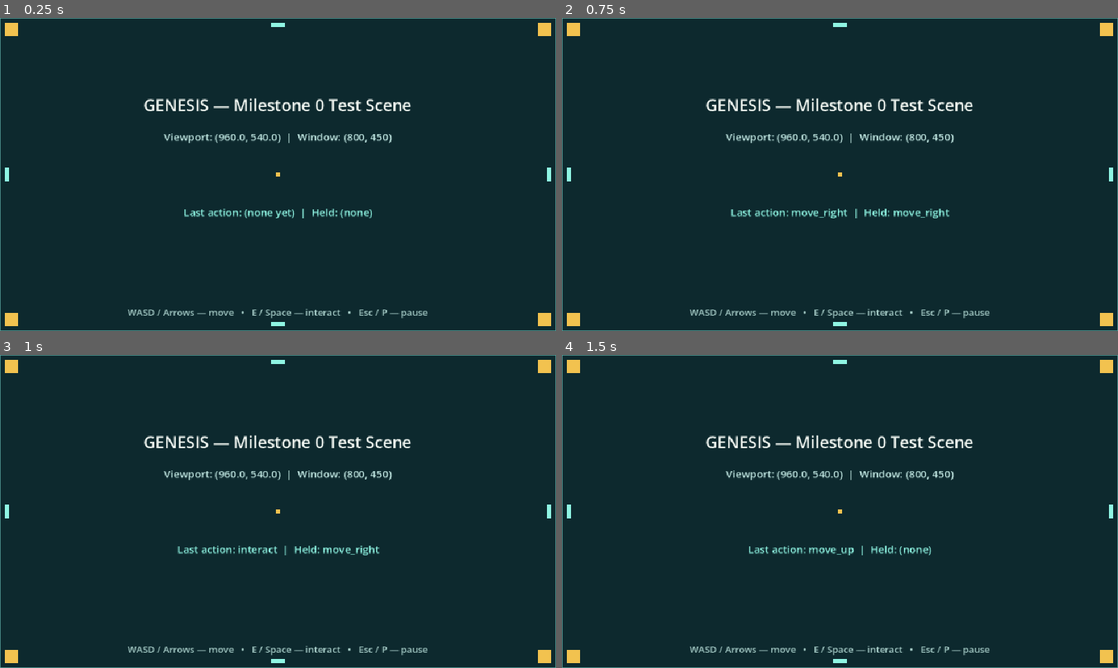
Above: before the commit, frames 1-4 (two rows, left to right).
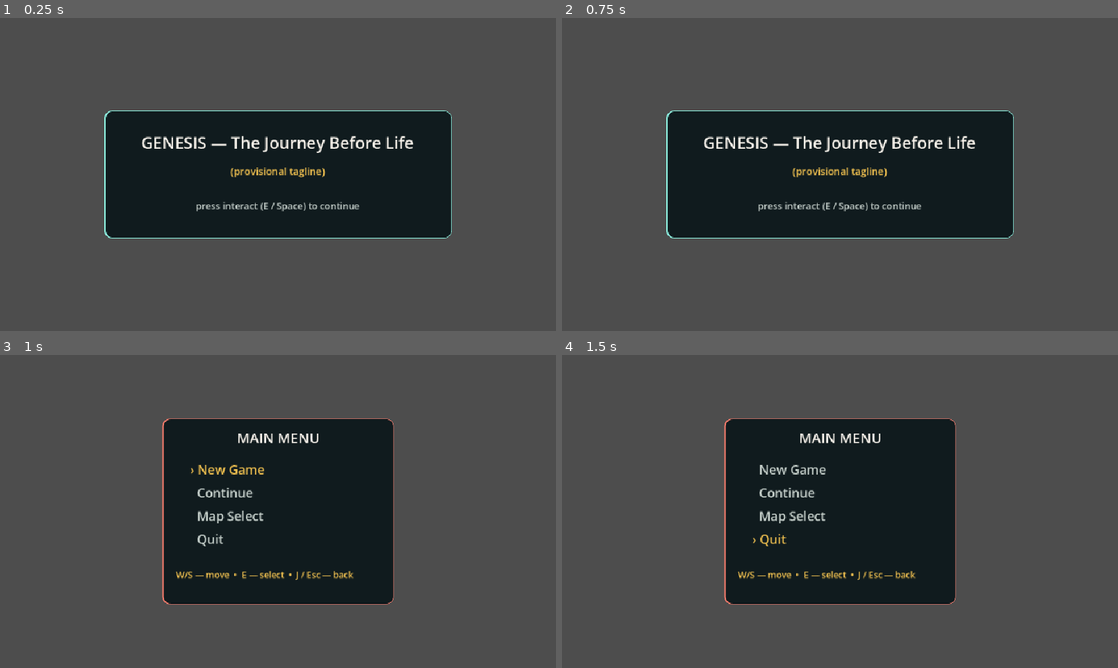
Above: after the commit, the same moments.

Repository: rua-den/gines
Game: Godot game, scene res://scenes/main_menu.tscn
Two runs of this game, one before a commit and one after it. Both use one fixed random seed, a clock stepped at 60 frames per second and the inputs below. Before the commit the project starts from res://scenes/test_scene.tscn.
Inputs (mouse positions are in pixels of both pictures, inside the frame that each line leads up to):
- Up to frame 1 (0.25 s): no input
- Up to frame 2 (0.75 s): tap Enter at 0.5 s; move the mouse to (962, 158) at 0.52 s; hold D (move_right) from 0.53 s (still down); hold J (attack) from 0.53 s (still down); click (962, 158) at 0.67 s
- Up to frame 3 (1 s): keep holding D (move_right); keep holding J (attack); tap W (move_up) at 0.77 s; tap E (interact) at 0.8 s
- Up to frame 4 (1.5 s): tap W (move_up) at 1.07 s; release D (move_right) at 1.25 s; release J (attack) at 1.25 s; drag from (728, 527) to (812, 574) at 1.27 s

The runs differ from the first frame. In frame 1, 77% of the frame differs, in the area x 0-100%, y 0-100%; in frame 2, 77%; in frame 3, 79%; in frame 4, 79%.

Commit message:
feat(menu): add procedural main menu and set as default scene

Diff:
--- a/game/project.godot
+++ b/game/project.godot
@@ -12,7 +12,7 @@
 
 config/name="GENESIS"
 config/description="A 2D action Metroidvania about the journey of a new life, from a single cell to birth."
-run/main_scene="res://scenes/test_scene.tscn"
+run/main_scene="res://scenes/main_menu.tscn"
 config/features=PackedStringArray("4.7", "GL Compatibility")
 config/icon="res://icon.svg"
 
--- /dev/null
+++ b/game/scenes/main_menu.tscn
@@ -0,0 +1,6 @@
+[gd_scene load_steps=2 format=3]
+
+[ext_resource type="Script" path="res://scripts/main_menu.gd" id="1_menu"]
+
+[node name="MainMenu" type="Node2D"]
+script = ExtResource("1_menu")
--- /dev/null
+++ b/game/scripts/main_menu.gd
@@ -0,0 +1,337 @@
+class_name MainMenu
+extends Node2D
+## Procedural main menu — the player-facing entry point (Phase 3/4).
+##
+## Three views shown one at a time: TITLE -> MAIN -> MAP_SELECT. All UI is built
+## from Labels/Panels with the same translucent dark frame + accent convention
+## as the gameplay HUDs. No art, audio or font assets are used or implied.
+##
+## Input comes only from the central InputMap actions: move_up, move_down,
+## interact, attack, pause. Public on_* methods mirror those actions so the
+## headless regression check can drive the exact same code path.
+##
+## Run: godot --headless --audio-driver Dummy --path game \
+##   res://scenes/main_menu.tscn --quit-after 5
+## Prints [MENU] READY on load.
+
+const PANEL_TITLE := "TITLE"
+const PANEL_MAIN := "MAIN"
+const PANEL_MAP_SELECT := "MAP_SELECT"
+const PANELS: Array[String] = [PANEL_TITLE, PANEL_MAIN, PANEL_MAP_SELECT]
+
+const MAIN_ENTRIES: Array[String] = ["New Game", "Continue", "Map Select", "Quit"]
+
+## Honest status markers: "code exists", "placeholder", "proposed placeholder".
+## Never "Approved" or "final" — no art/design direction is approved here.
+## map01 is run through the JSON-driven map_runner.tscn; there is no map01.tscn.
+const MAP_ENTRIES: Array[Dictionary] = [
+	{"name": "Region Slice", "path": "res://scenes/region_slice.tscn", "status": "code exists"},
+	{"name": "map01", "path": "res://scenes/map_runner.tscn", "status": "code exists"},
+	{"name": "map02", "path": "res://scenes/map02.tscn", "status": "proposed placeholder"},
+	{"name": "map03", "path": "res://scenes/map03.tscn", "status": "code exists"},
+	{"name": "map04", "path": "res://scenes/map04.tscn", "status": "proposed placeholder"},
+	{"name": "map05", "path": "res://scenes/map05.tscn", "status": "proposed placeholder"},
+	{"name": "map06", "path": "res://scenes/map06.tscn", "status": "proposed placeholder"},
+	{"name": "map07", "path": "res://scenes/map07.tscn", "status": "proposed placeholder"},
+	{"name": "map08", "path": "res://scenes/map08.tscn", "status": "proposed placeholder"},
+]
+
+const ALLOWED_STATUS := ["code exists", "placeholder", "proposed placeholder"]
+
+const BG := Color(0.05, 0.16, 0.18)
+const GOLD := Color(0.95, 0.76, 0.31)
+const TEAL_LIGHT := Color(0.56, 0.96, 0.89)
+const CORAL := Color(0.95, 0.48, 0.42)
+const DIM := Color(0.78, 0.82, 0.80)
+
+# Public state (observed by the headless check).
+var panel: String = PANEL_TITLE
+var selection: int = 0
+var confirming_new_game: bool = false
+var no_progress_shown: bool = false
+var last_scene_request: String = ""
+var quit_requested: bool = false
+
+# Test seams: real gameplay keeps both true. The headless check disables them
+# so it can observe requests without changing scene or killing the test runner.
+var change_scene_on_request: bool = true
+var quit_on_request: bool = true
+var save_path: String = SaveState.DEFAULT_PATH
+
+var _title_panel: Panel
+var _main_panel: Panel
+var _map_panel: Panel
+var _main_labels: Array[Label] = []
+var _map_labels: Array[Label] = []
+var _main_note: Label
+var _map_note: Label
+
+
+func _ready() -> void:
+	_build_ui()
+	_refresh()
+	print("[MENU] READY")
+
+
+func _unhandled_input(event: InputEvent) -> void:
+	if event.is_action_pressed("move_up"):
+		on_move_up()
+	elif event.is_action_pressed("move_down"):
+		on_move_down()
+	elif event.is_action_pressed("interact"):
+		on_interact()
+	elif event.is_action_pressed("attack") or event.is_action_pressed("pause"):
+		on_back()
+
+
+# ------------------------------------------------------------------ UI build
+
+func _make_panel(rect: Rect2, accent: Color) -> Panel:
+	var p := Panel.new()
+	p.position = rect.position
+	p.size = rect.size
+	p.mouse_filter = Control.MOUSE_FILTER_IGNORE
+	var style := StyleBoxFlat.new()
+	style.bg_color = Color(0.025, 0.075, 0.09, 0.86)
+	style.border_color = Color(0.34, 0.72, 0.68, 0.42)
+	style.set_border_width_all(1)
+	style.border_width_left = 3
+	style.border_color = accent
+	style.set_corner_radius_all(12)
+	p.add_theme_stylebox_override("panel", style)
+	return p
+
+
+func _make_label(text: String, font_size: int, color: Color, rect: Rect2) -> Label:
+	var label := Label.new()
+	label.text = text
+	label.add_theme_font_size_override("font_size", font_size)
+	label.add_theme_color_override("font_color", color)
+	label.position = rect.position
+	label.size = rect.size
+	label.mouse_filter = Control.MOUSE_FILTER_IGNORE
+	return label
+
+
+func _build_ui() -> void:
+	var bg := ColorRect.new()
+	bg.color = BG
+	bg.set_anchors_preset(Control.PRESET_FULL_RECT)
+	bg.mouse_filter = Control.MOUSE_FILTER_IGNORE
+	add_child(bg)
+
+	var ui := CanvasLayer.new()
+	ui.name = "UI"
+	ui.layer = 10
+	add_child(ui)
+
+	# Title view.
+	_title_panel = _make_panel(Rect2(180, 160, 600, 220), TEAL_LIGHT)
+	ui.add_child(_title_panel)
+	var title := _make_label("GENESIS — The Journey Before Life", 28, Color(0.98, 0.96, 0.93),
+		Rect2(24, 36, 552, 48))
+	title.horizontal_alignment = HORIZONTAL_ALIGNMENT_CENTER
+	_title_panel.add_child(title)
+	var tagline := _make_label("(provisional tagline)", 17, GOLD, Rect2(24, 92, 552, 36))
+	tagline.horizontal_alignment = HORIZONTAL_ALIGNMENT_CENTER
+	_title_panel.add_child(tagline)
+	var prompt := _make_label("press interact (E / Space) to continue", 16, DIM,
+		Rect2(24, 152, 552, 36))
+	prompt.horizontal_alignment = HORIZONTAL_ALIGNMENT_CENTER
+	_title_panel.add_child(prompt)
+
+	# Main view.
+	_main_panel = _make_panel(Rect2(280, 110, 400, 320), CORAL)
+	ui.add_child(_main_panel)
+	var heading := _make_label("MAIN MENU", 24, Color(0.98, 0.96, 0.93),
+		Rect2(24, 16, 352, 40))
+	heading.horizontal_alignment = HORIZONTAL_ALIGNMENT_CENTER
+	_main_panel.add_child(heading)
+	for i in MAIN_ENTRIES.size():
+		var row := _make_label(MAIN_ENTRIES[i], 22, DIM,
+			Rect2(48, 72 + i * 40, 304, 36))
+		_main_panel.add_child(row)
+		_main_labels.append(row)
+	_main_note = _make_label("", 15, GOLD, Rect2(24, 258, 352, 48))
+	_main_panel.add_child(_main_note)
+
+	# Map Select view.
+	_map_panel = _make_panel(Rect2(230, 60, 500, 420), TEAL_LIGHT)
+	ui.add_child(_map_panel)
+	var map_heading := _make_label("MAP SELECT — proposed stages", 22,
+		Color(0.98, 0.96, 0.93), Rect2(16, 10, 468, 36))
+	map_heading.horizontal_alignment = HORIZONTAL_ALIGNMENT_CENTER
+	_map_panel.add_child(map_heading)
+	for i in MAP_ENTRIES.size():
+		var e: Dictionary = MAP_ENTRIES[i]
+		var row := _make_label("%s  [%s]" % [e.get("name", ""), e.get("status", "")],
+			17, DIM, Rect2(32, 54 + i * 32, 436, 30))
+		_map_panel.add_child(row)
+		_map_labels.append(row)
+	_map_note = _make_label("", 14, GOLD, Rect2(16, 382, 468, 30))
+	_map_panel.add_child(_map_note)
+
+
+func _refresh() -> void:
+	_title_panel.visible = panel == PANEL_TITLE
+	_main_panel.visible = panel == PANEL_MAIN
+	_map_panel.visible = panel == PANEL_MAP_SELECT
+
+	for i in _main_labels.size():
+		var selected: bool = i == selection
+		_main_labels[i].text = ("› " if selected else "  ") + MAIN_ENTRIES[i]
+		_main_labels[i].add_theme_color_override("font_color",
+			GOLD if selected else DIM)
+	if confirming_new_game:
+		_main_note.text = "Erase progress? interact again"
+	elif no_progress_shown:
+		_main_note.text = "No progress to continue."
+	else:
+		_main_note.text = "W/S — move  •  E — select  •  J / Esc — back"
+
+	for i in _map_labels.size():
+		var e: Dictionary = MAP_ENTRIES[i]
+		var selected: bool = i == selection
+		_map_labels[i].text = ("› " if selected else "  ") + "%s  [%s]" % [
+			e.get("name", ""), e.get("status", "")]
+		_map_labels[i].add_theme_color_override("font_color",
+			GOLD if selected else DIM)
+	_map_note.text = "E — start  •  J / Esc — back"
+
+
+# ------------------------------------------------------------------- actions
+
+func _show(next: String) -> void:
+	if not PANELS.has(next):
+		return
+	panel = next
+	selection = 0
+	confirming_new_game = false
+	no_progress_shown = false
+	_refresh()
+
+
+func _entry_count() -> int:
+	return MAIN_ENTRIES.size() if panel == PANEL_MAIN else MAP_ENTRIES.size()
+
+
+func on_move_up() -> void:
+	if panel == PANEL_TITLE:
+		return
+	selection = wrapi(selection - 1, 0, _entry_count())
+	_refresh()
+
+
+func on_move_down() -> void:
+	if panel == PANEL_TITLE:
+		return
+	selection = wrapi(selection + 1, 0, _entry_count())
+	_refresh()
+
+
+func on_interact() -> void:
+	match panel:
+		PANEL_TITLE:
+			_show(PANEL_MAIN)
+		PANEL_MAIN:
+			_activate_main()
+		PANEL_MAP_SELECT:
+			_activate_map_select()
+
+
+func on_back() -> void:
+	if confirming_new_game:
+		# Cancelling the destructive confirmation keeps the selection and save.
+		confirming_new_game = false
+		_refresh()
+		return
+	match panel:
+		PANEL_MAIN:
+			_show(PANEL_TITLE)
+		PANEL_MAP_SELECT:
+			_show(PANEL_MAIN)
+
+
+func _activate_main() -> void:
+	match selection:
+		0: # New Game — destructive, requires two-step confirmation.
+			if confirming_new_game:
+				SaveState.clear(save_path)
+				confirming_new_game = false
+				_show(PANEL_MAP_SELECT)
+			else:
+				confirming_new_game = true
+				_refresh()
+		1: # Continue.
+			if SaveState.read(save_path).is_empty():
+				no_progress_shown = true
+				_refresh()
+			else:
+				_request_scene("res://scenes/region_slice.tscn")
+		2: # Map Select.
+			_show(PANEL_MAP_SELECT)
+		3: # Quit.
+			quit_requested = true
+			if quit_on_request:
+				get_tree().quit()
+
+
+func _activate_map_select() -> void:
+	if selection >= 0 and selection < MAP_ENTRIES.size():
+		_request_scene(str(MAP_ENTRIES[selection].get("path", "")))
+
+
+func _request_scene(path: String) -> void:
+	last_scene_request = path
+	if change_scene_on_request and get_tree() != null:
+		get_tree().change_scene_to_file(path)
+
+
+# --------------------------------------------------------------- pure verdict
+
+## Pure rule evaluator: one named failure per broken rule (empty = PASS).
+## Only keys present in `facts` are checked, matching evaluate_slice_run().
+func evaluate_menu(facts: Dictionary) -> Array[String]:
+	var failures: Array[String] = []
+	if facts.has("panel") and not PANELS.has(str(facts["panel"])):
+		failures.append("panel: unknown panel '%s'" % str(facts["panel"]))
+	if facts.has("selection") and facts.has("entry_count"):
+		var s := int(facts["selection"])
+		var n := int(facts["entry_count"])
+		if n <= 0 or s < 0 or s >= n:
+			failures.append("selection: index %d out of range for %d entries" % [s, n])
+	if facts.has("map_count") and int(facts["map_count"]) != MAP_ENTRIES.size():
+		failures.append("map-count: expected %d entries, got %d" % [
+			MAP_ENTRIES.size(), int(facts["map_count"])])
+	if facts.has("entry") and not _is_known_entry(str(facts["entry"])):
+		failures.append("entry: unknown map entry '%s'" % str(facts["entry"]))
+	if facts.has("path") and not _is_known_path(str(facts["path"])):
+		failures.append("path: unregistered scene path '%s'" % str(facts["path"]))
+	if facts.has("status") and not ALLOWED_STATUS.has(str(facts["status"])):
+		failures.append("status: dishonest status '%s'" % str(facts["status"]))
+	if facts.has("label_text"):
+		var line := str(facts["label_text"])
+		if line.contains("Approved") or line.contains("final"):
+			failures.append("status: a stage label must not say Approved or final")
+	if facts.has("confirming") and bool(facts["confirming"]) \
+			and facts.has("panel") and str(facts["panel"]) != PANEL_MAIN:
+		failures.append("confirm: New Game confirmation is only valid on MAIN")
+	if facts.has("save_cleared_before_confirm") and bool(facts["save_cleared_before_confirm"]):
+		failures.append("confirm: save must not be cleared before the second interact")
+	if facts.has("continue_without_save") and bool(facts["continue_without_save"]):
+		failures.append("continue: no progress must not start a run")
+	return failures
+
+
+func _is_known_entry(name: String) -> bool:
+	for e in MAP_ENTRIES:
+		if str(e.get("name", "")) == name:
+			return true
+	return false
+
+
+func _is_known_path(path: String) -> bool:
+	for e in MAP_ENTRIES:
+		if str(e.get("path", "")) == path:
+			return true
+	return path == "res://scenes/region_slice.tscn"
--- /dev/null
+++ b/game/tests/menu_check.gd
@@ -0,0 +1,274 @@
+extends SceneTree
+## Headless regression check: the procedural Main Menu flow.
+##
+## Contract (see main_menu.gd):
+##   * A fresh menu is on TITLE with selection 0.
+##   * interact on TITLE opens MAIN; move_up/move_down wrap on the entry lists.
+##   * New Game needs two interact presses: the first only shows confirmation,
+##     the second clears the save and opens MAP_SELECT. attack/pause cancels.
+##   * Continue with no save stays on MAIN and reports a named failure.
+##   * MAP_SELECT lists every stage with an honest status marker and routes each
+##     entry to its real res://scenes/... path; attack/pause returns to MAIN.
+##   * evaluate_menu(facts) is pure and returns one named failure per broken rule.
+##
+## Run:
+##   godot --headless --audio-driver Dummy --path game \
+##     --script res://tests/menu_check.gd
+## Exit code 0 = all cases pass, 1 = at least one failure.
+
+const EXPECTED_CASES := 12
+
+# The brief's enumeration is authoritative: Region Slice + map01..map08 = 9
+# entries ("10" was an orchestrator typo corrected in the ruling).
+const EXPECTED_MAP_COUNT := 9
+
+# Nine paths actually exist today: region_slice, the map01 JSON runner, and
+# map02..map08. map01 routes to the JSON runner because no map01.tscn exists.
+const EXPECTED_PATHS: Array[String] = [
+	"res://scenes/region_slice.tscn",
+	"res://scenes/map_runner.tscn",
+	"res://scenes/map02.tscn",
+	"res://scenes/map03.tscn",
+	"res://scenes/map04.tscn",
+	"res://scenes/map05.tscn",
+	"res://scenes/map06.tscn",
+	"res://scenes/map07.tscn",
+	"res://scenes/map08.tscn",
+]
+
+const ALLOWED_STATUS := ["code exists", "placeholder", "proposed placeholder"]
+
+const SAVE_PATH := "user://test_menu_save.cfg"
+
+var _passed := 0
+var _failed := 0
+
+
+func _frames(n: int) -> void:
+	for i in n:
+		await physics_frame
+
+
+func _check(label: String, ok: bool, detail: String = "") -> void:
+	if ok:
+		_passed += 1
+	else:
+		_failed += 1
+	print("[T] %s %-46s %s" % ["PASS" if ok else "FAIL", label, detail])
+
+
+func _make_menu() -> MainMenu:
+	SaveState.clear(SAVE_PATH)
+	var menu: MainMenu = load("res://scenes/main_menu.tscn").instantiate()
+	# Test seams: never change the real scene tree or quit the test runner.
+	menu.change_scene_on_request = false
+	menu.quit_on_request = false
+	menu.save_path = SAVE_PATH
+	get_root().add_child(menu)
+	return menu
+
+
+func _dispose(menu: MainMenu) -> void:
+	SaveState.clear(SAVE_PATH)
+	menu.free()
+	await _frames(2)
+
+
+func _case_fresh_is_title() -> void:
+	var menu := _make_menu()
+	await _frames(2)
+	var ok: bool = menu.panel == "TITLE" and menu.selection == 0 \
+		and not menu.confirming_new_game
+	_check("fresh menu is on TITLE with selection 0", ok,
+		"panel=%s selection=%d confirming=%s" % [menu.panel, menu.selection, menu.confirming_new_game])
+	await _dispose(menu)
+
+
+func _case_title_interact_opens_main() -> void:
+	var menu := _make_menu()
+	await _frames(2)
+	menu.on_interact()
+	var ok: bool = menu.panel == "MAIN" and menu.selection == 0
+	_check("interact on TITLE opens MAIN", ok,
+		"panel=%s selection=%d" % [menu.panel, menu.selection])
+	await _dispose(menu)
+
+
+func _case_navigation_wraps() -> void:
+	var menu := _make_menu()
+	await _frames(2)
+	menu.on_interact() # MAIN
+	menu.selection = menu.MAIN_ENTRIES.size() - 1
+	menu.on_move_down()
+	var wrapped_down: bool = menu.selection == 0
+	menu.on_move_up()
+	var wrapped_up: bool = menu.selection == menu.MAIN_ENTRIES.size() - 1
+	_check("move_down/move_up wrap at MAIN ends", wrapped_down and wrapped_up,
+		"after_down=%d after_up=%d count=%d" % [
+			0 if wrapped_down else -1, menu.selection, menu.MAIN_ENTRIES.size()])
+	await _dispose(menu)
+
+
+func _case_new_game_first_interact_only_confirms() -> void:
+	var menu := _make_menu()
+	await _frames(2)
+	SaveState.write(SAVE_PATH, {"evolved": true, "nutrition": 30.0})
+	menu.on_interact() # MAIN
+	menu.selection = 0 # New Game
+	menu.on_interact() # first confirmation press
+	var ok: bool = menu.confirming_new_game and menu.panel == "MAIN" \
+		and not SaveState.read(SAVE_PATH).is_empty()
+	_check("first New Game interact only confirms", ok,
+		"confirming=%s panel=%s save=%s" % [
+			menu.confirming_new_game, menu.panel, SaveState.read(SAVE_PATH)])
+	await _dispose(menu)
+
+
+func _case_new_game_second_interact_clears_and_routes() -> void:
+	var menu := _make_menu()
+	await _frames(2)
+	SaveState.write(SAVE_PATH, {"evolved": true, "nutrition": 30.0})
+	menu.on_interact() # MAIN
+	menu.on_interact() # confirm
+	menu.on_interact() # second press: clear + Map Select
+	var ok: bool = not menu.confirming_new_game and menu.panel == "MAP_SELECT" \
+		and SaveState.read(SAVE_PATH).is_empty()
+	_check("second New Game interact clears + Map Select", ok,
+		"confirming=%s panel=%s save_empty=%s" % [
+			menu.confirming_new_game, menu.panel, SaveState.read(SAVE_PATH).is_empty()])
+	await _dispose(menu)
+
+
+func _case_attack_cancels_confirmation() -> void:
+	var menu := _make_menu()
+	await _frames(2)
+	SaveState.write(SAVE_PATH, {"evolved": true, "nutrition": 30.0})
+	menu.on_interact() # MAIN
+	menu.on_interact() # confirm
+	menu.on_back() # attack/pause cancels
+	var ok: bool = not menu.confirming_new_game and menu.panel == "MAIN" \
+		and not SaveState.read(SAVE_PATH).is_empty()
+	_check("attack cancels New Game confirmation", ok,
+		"confirming=%s panel=%s save=%s" % [
+			menu.confirming_new_game, menu.panel, SaveState.read(SAVE_PATH)])
+	await _dispose(menu)
+
+
+func _case_continue_without_save_stays() -> void:
+	var menu := _make_menu()
+	await _frames(2)
+	menu.on_interact() # MAIN
+	menu.selection = 1 # Continue
+	menu.on_interact()
+	var failures := menu.evaluate_menu({"continue_without_save": menu.no_progress_shown})
+	var named: bool = not failures.is_empty() and failures[0].begins_with("continue:")
+	_check("Continue with no save stays on MAIN", menu.panel == "MAIN" and named,
+		"panel=%s no_progress=%s failures=%s" % [
+			menu.panel, menu.no_progress_shown, failures])
+	await _dispose(menu)
+
+
+func _case_map_select_entries_honest() -> void:
+	var menu := _make_menu()
+	await _frames(2)
+	var entries: Array = menu.MAP_ENTRIES
+	var count_ok: bool = entries.size() == EXPECTED_MAP_COUNT
+	var status_ok := true
+	var wording_ok := true
+	for e in entries:
+		if not ALLOWED_STATUS.has(str(e.get("status", ""))):
+			status_ok = false
+		var line: String = "%s %s" % [str(e.get("name", "")), str(e.get("status", ""))]
+		if line.contains("Approved") or line.contains("final"):
+			wording_ok = false
+	_check("Map Select has 9 honest entries", count_ok and status_ok and wording_ok,
+		"count=%d expected=%d status_ok=%s wording_ok=%s" % [
+			entries.size(), EXPECTED_MAP_COUNT, status_ok, wording_ok])
+	await _dispose(menu)
+
+
+func _case_map_select_paths_correct() -> void:
+	var menu := _make_menu()
+	await _frames(2)
+	var entries: Array = menu.MAP_ENTRIES
+	var paths: Array[String] = []
+	for e in entries:
+		paths.append(str(e.get("path", "")))
+	var all_known := true
+	for p in paths:
+		if not EXPECTED_PATHS.has(p) or not ResourceLoader.exists(p):
+			all_known = false
+	_check("all 9 map paths are correct and exist",
+		paths.size() == EXPECTED_MAP_COUNT and all_known,
+		"paths=%d known=%s" % [paths.size(), paths])
+	await _dispose(menu)
+
+
+func _case_selecting_entry_requests_scene() -> void:
+	var menu := _make_menu()
+	await _frames(2)
+	menu.on_interact() # MAIN
+	menu.selection = 2 # Map Select
+	menu.on_interact()
+	menu.selection = 0
+	menu.on_interact()
+	var first: String = menu.last_scene_request
+	menu.selection = 1
+	menu.on_interact()
+	var second: String = menu.last_scene_request
+	var ok: bool = first == "res://scenes/region_slice.tscn" \
+		and second == "res://scenes/map_runner.tscn"
+	_check("selecting an entry emits the scene request", ok,
+		"first=%s second=%s" % [first, second])
+	await _dispose(menu)
+
+
+func _case_back_and_quit() -> void:
+	var menu := _make_menu()
+	await _frames(2)
+	menu.on_interact() # MAIN
+	menu.selection = 2 # Map Select
+	menu.on_interact()
+	menu.on_back() # attack/pause returns to MAIN
+	var back_ok: bool = menu.panel == "MAIN"
+	menu.selection = 3 # Quit
+	menu.on_interact()
+	var ok: bool = back_ok and menu.quit_requested
+	_check("back returns to MAIN and Quit is callable", ok,
+		"panel_after_back=%s quit_requested=%s" % ["MAIN" if back_ok else menu.panel, menu.quit_requested])
+	await _dispose(menu)
+
+
+func _case_negative_fixture() -> void:
+	var menu := _make_menu()
+	await _frames(2)
+	var bad_panel := menu.evaluate_menu({"panel": "NO_SUCH_PANEL"})
+	var bad_path := menu.evaluate_menu({"path": "res://scenes/not_a_map.tscn"})
+	var bad_status := menu.evaluate_menu({"status": "Approved"})
+	var ok: bool = not bad_panel.is_empty() and bad_panel[0].begins_with("panel:") \
+		and not bad_path.is_empty() and bad_path[0].begins_with("path:") \
+		and not bad_status.is_empty() and bad_status[0].begins_with("status:")
+	_check("named negative fixture fails for the right reason", ok,
+		"panel=%s path=%s status=%s" % [bad_panel, bad_path, bad_status])
+	await _dispose(menu)
+
+
+func _init() -> void:
+	await _frames(2)
+	await _case_fresh_is_title()
+	await _case_title_interact_opens_main()
+	await _case_navigation_wraps()
+	await _case_new_game_first_interact_only_confirms()
+	await _case_new_game_second_interact_clears_and_routes()
+	await _case_attack_cancels_confirmation()
+	await _case_continue_without_save_stays()
+	await _case_map_select_entries_honest()
+	await _case_map_select_paths_correct()
+	await _case_selecting_entry_requests_scene()
+	await _case_back_and_quit()
+	await _case_negative_fixture()
+	if _passed + _failed != EXPECTED_CASES:
+		_failed += 1
+		print("[T] FAIL only %d of %d cases reported" % [_passed + _failed, EXPECTED_CASES])
+	print("[T] menu_check: ", "ALL PASS" if _failed == 0 else "%d FAILED" % _failed)
+	quit(0 if _failed == 0 else 1)
Not shown, added: game/scripts/main_menu.gd.uid
Not shown, added: game/tests/menu_check.gd.uid
Not shown, changed: tools/verify.ps1
